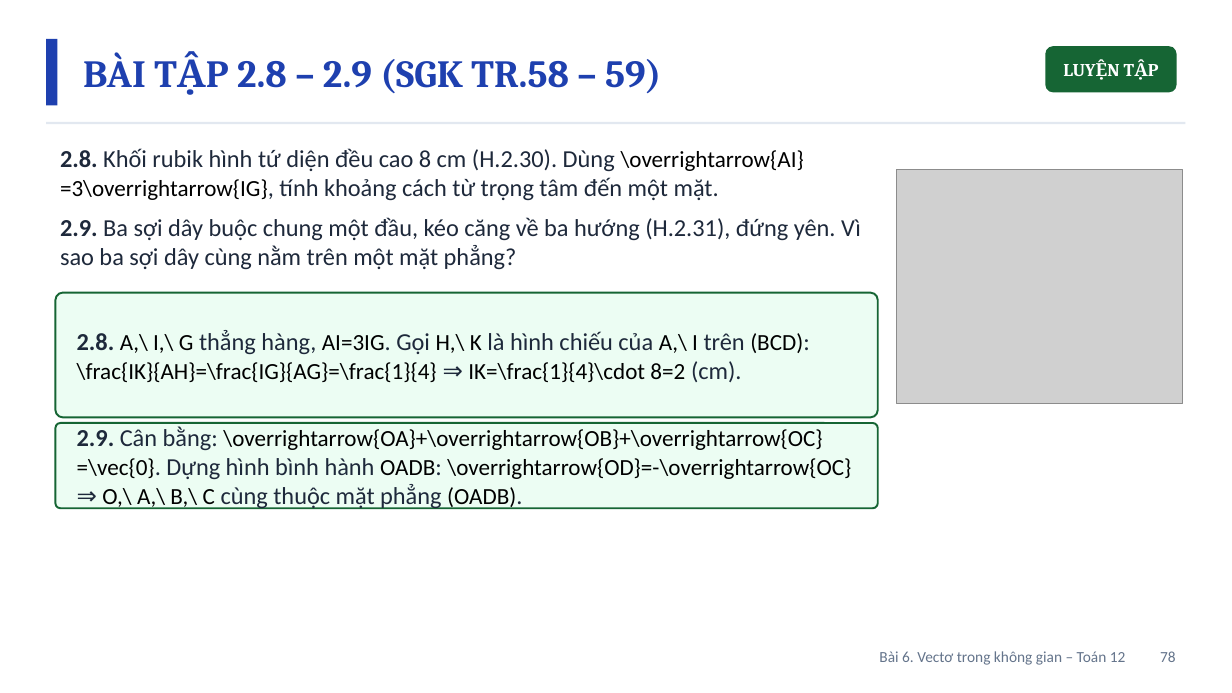
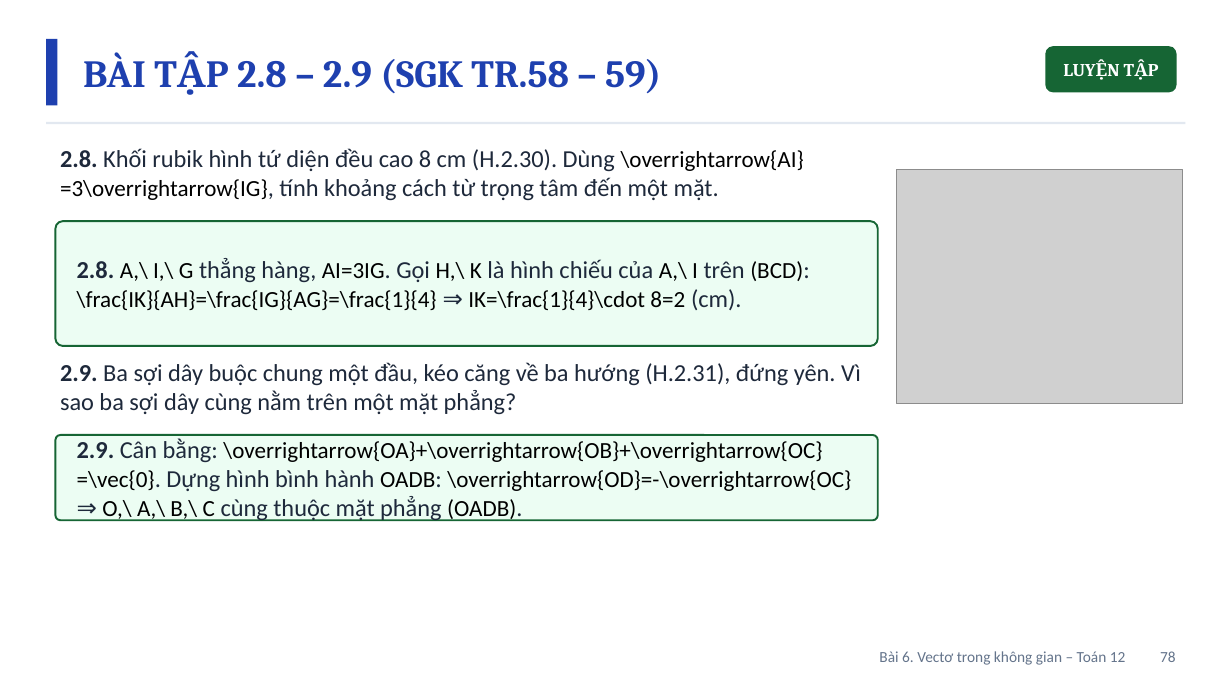
Before and after one commit to Trangtu66/Taode_thi_online, a slide deck: slide 78 of mon/toan/slide/lop12/BaiGiangDienTu_TOAN12_Bai6_VectoTrongKhongGian_T28-33.pptx. Drawn at 1232x693 pixels with LibreOffice and Linux fonts; fonts in the diff are those of the drawing; grey boxes stand for pictures. Boxes give left, top, right and bottom in pixels: in the first picture for what was removed or moved away, otherwise in the second. Text is boxed around its words. In the diff, an @@ line names an element or a change of style, - is before the commit and + after.

```diff
--- a/mon/toan/slide/lop12/BaiGiangDienTu_TOAN12_Bai6_VectoTrongKhongGian_T28-33.pptx
+++ b/mon/toan/slide/lop12/BaiGiangDienTu_TOAN12_Bai6_VectoTrongKhongGian_T28-33.pptx
@@ rounded rectangle: place and size @@
-rounded rectangle at box(55, 293, 878, 418)
+rounded rectangle at box(55, 221, 878, 346)
@@ text at box(60, 217, 861, 269): paragraph removed @@
-2.9. Ba sợi dây buộc chung một đầu, kéo căng về ba hướng (H.2.31), đứng yên. Vì sao ba sợi dây cùng nằm trên một mặt phẳng?
@@ text "2.8. A,\ I,\ G thẳng ...": place and size @@
-text "2.8. A,\ I,\ G thẳng ..." at box(77, 330, 803, 382)
+text "2.8. A,\ I,\ G thẳng ..." at box(77, 258, 803, 310)
@@ text added at box(60, 362, 861, 414), 19 pt, text #1E293B @@
+2.9. Ba sợi dây buộc chung một đầu, kéo căng về ba hướng (H.2.31), đứng yên. Vì sao ba sợi dây cùng nằm trên một mặt phẳng?
@@ rounded rectangle: place and size @@
-rounded rectangle at box(55, 423, 878, 508)
+rounded rectangle at box(55, 435, 878, 520)
@@ text "2.9. Cân bằng: \overrightarrow{OA}+\overrightarrow{OB}+\over ...": place and size @@
-text "2.9. Cân bằng: \overrightarrow{OA}+\overrightarrow{OB}+\over ..." at box(77, 426, 851, 509)
+text "2.9. Cân bằng: \overrightarrow{OA}+\overrightarrow{OB}+\over ..." at box(77, 438, 851, 521)
```
Also in this commit, not shown: 4 other slides changed, 7 other files.
